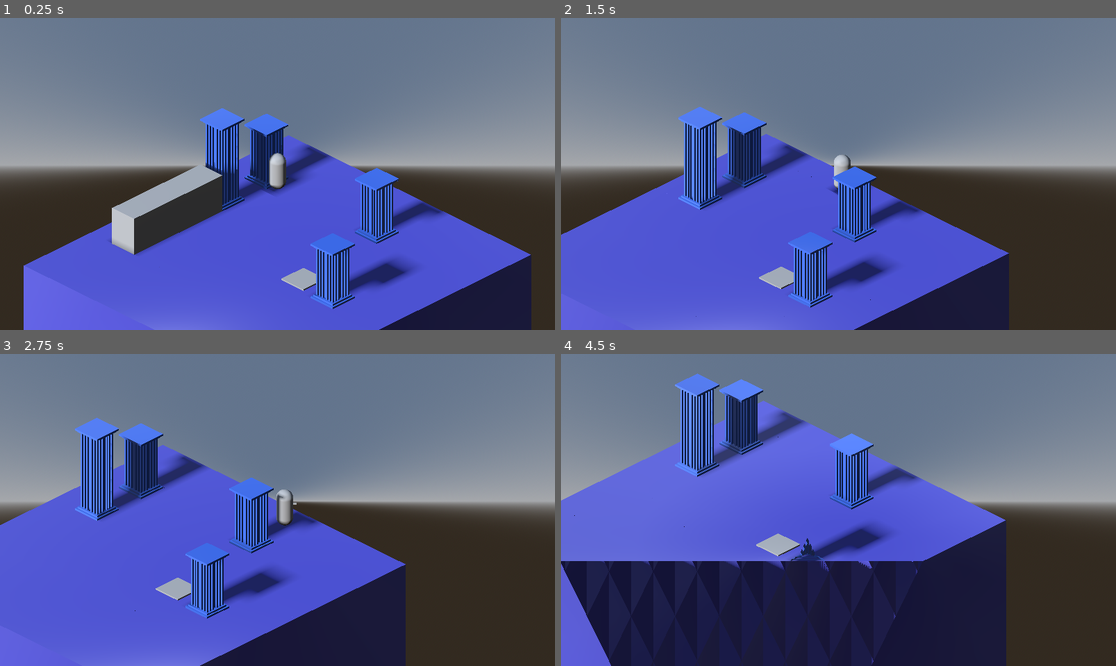
Above: before the commit, frames 1-4 (two rows, left to right).
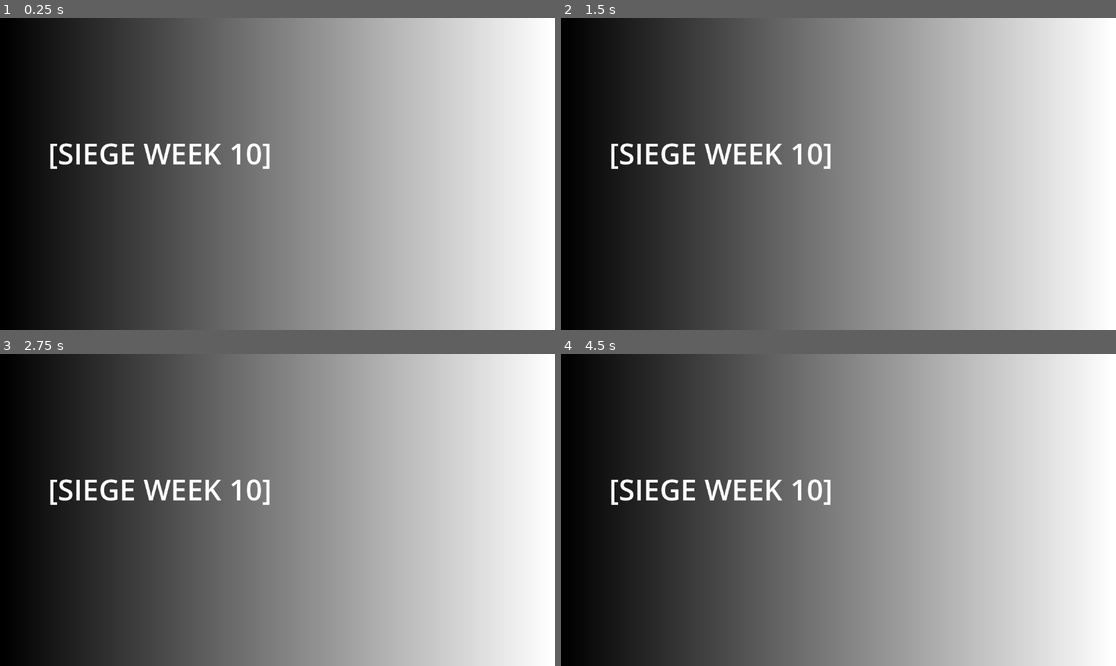
Above: after the commit, the same moments.

Repository: appellatebaton0/siege-10
Game: Godot game, scene res://scenes/main.tscn
The game is run twice, just before and just after one commit, with the same random seed, the same clock (stepped at 60 frames per second) and the same inputs.
Inputs:
- Up to frame 1 (0.25 s): no input
- Up to frame 2 (1.5 s): tap Enter at 0.5 s; hold D (Right) 0.53-1.28 s; hold S (Down) from 1.28 s (still down)
- Up to frame 3 (2.75 s): release S (Down) at 2.03 s; hold D (Right) from 2.03 s (still down)
- Up to frame 4 (4.5 s): release D (Right) at 2.78 s; hold W (Up) 2.78-3.53 s; hold A (Left) from 3.53 s (still down)

The runs differ from the first frame. In frame 1, 96% of the frame differs, in the area x 0-100%, y 0-100%; in frame 2, 98%; in frame 3, 98%; in frame 4, 98%.

Commit message:
v0.10 - Start Screen Layout
Started working on the UI. Got a (non-working) start screen.

Diff:
--- a/scenes/main.tscn
+++ b/scenes/main.tscn
@@ -1,9 +1,10 @@
-[gd_scene load_steps=10 format=3 uid="uid://h2yvqc0lxihk"]
+[gd_scene load_steps=13 format=3 uid="uid://h2yvqc0lxihk"]
 
 [ext_resource type="PackedScene" uid="uid://b8jhyjr5uxnvt" path="res://scenes/player.tscn" id="1_jyhfs"]
 [ext_resource type="Script" uid="uid://cceeq1vbqri4b" path="res://scripts/camera.gd" id="2_sugp2"]
 [ext_resource type="MeshLibrary" uid="uid://dg2kj44yw2mkl" path="res://assets/resources/gridmap.tres" id="3_sugp2"]
 [ext_resource type="PackedScene" uid="uid://btr2jdlhfi8uk" path="res://scenes/actors/pressure_plate.tscn" id="4_jyhfs"]
+[ext_resource type="Script" uid="uid://bcur1r1rn5dfb" path="res://scripts/conditions/not.gd" id="5_o6xl0"]
 [ext_resource type="PackedScene" uid="uid://ec2ymhm77gj4" path="res://scenes/reactors/wall.tscn" id="5_tefeu"]
 [ext_resource type="Script" uid="uid://7b3fx46xyn03" path="res://scripts/conditions/actor.gd" id="6_o6xl0"]
 
@@ -15,6 +16,11 @@
 [sub_resource type="Environment" id="Environment_tbgi4"]
 background_mode = 2
 sky = SubResource("Sky_jyhfs")
+
+[sub_resource type="Gradient" id="Gradient_o6xl0"]
+
+[sub_resource type="GradientTexture2D" id="GradientTexture2D_tipki"]
+gradient = SubResource("Gradient_o6xl0")
 
 [node name="Main" type="Node"]
 
@@ -42,21 +48,71 @@
 metadata/_editor_floor_ = Vector3(0, 1, 0)
 
 [node name="PressurePlate" parent="." instance=ExtResource("4_jyhfs")]
-transform = Transform3D(1, 0, 0, 0, 1, 0, 0, 0, 1, 6, 2, 2.659371)
+transform = Transform3D(1, 0, 0, 0, 1, 0, 0, 0, 1, 1, 2, 2.659371)
 
-[node name="ACTOR" type="Node" parent="." node_paths=PackedStringArray("actor")]
+[node name="NOT" type="Node" parent="." node_paths=PackedStringArray("input")]
+script = ExtResource("5_o6xl0")
+input = NodePath("ACTOR")
+metadata/_custom_type_script = "uid://bcur1r1rn5dfb"
+
+[node name="ACTOR" type="Node" parent="NOT" node_paths=PackedStringArray("actor")]
 script = ExtResource("6_o6xl0")
-actor = NodePath("../PressurePlate")
+actor = NodePath("../../PressurePlate")
 metadata/_custom_type_script = "uid://7b3fx46xyn03"
 
-[node name="Wall" parent="ACTOR" instance=ExtResource("5_tefeu")]
+[node name="Wall" parent="NOT" instance=ExtResource("5_tefeu")]
 transform = Transform3D(1, 0, 0, 0, 1, 0, 0, 0, 1, -5, 3.5, 1)
 
-[node name="Wall2" parent="ACTOR" instance=ExtResource("5_tefeu")]
+[node name="Wall2" parent="NOT" instance=ExtResource("5_tefeu")]
 transform = Transform3D(1, 0, 0, 0, 1, 0, 0, 0, 1, -5, 3.5, 3)
 
-[node name="Wall3" parent="ACTOR" instance=ExtResource("5_tefeu")]
+[node name="Wall3" parent="NOT" instance=ExtResource("5_tefeu")]
 transform = Transform3D(1, 0, 0, 0, 1, 0, 0, 0, 1, -5, 3.5, 5)
 
-[node name="Wall4" parent="ACTOR" instance=ExtResource("5_tefeu")]
+[node name="Wall4" parent="NOT" instance=ExtResource("5_tefeu")]
 transform = Transform3D(1, 0, 0, 0, 1, 0, 0, 0, 1, -5, 3.5, 7)
+
+[node name="CanvasLayer" type="CanvasLayer" parent="."]
+
+[node name="UI" type="Control" parent="CanvasLayer"]
+layout_mode = 3
+anchors_preset = 15
+anchor_right = 1.0
+anchor_bottom = 1.0
+grow_horizontal = 2
+grow_vertical = 2
+
+[node name="StartScreen" type="TextureRect" parent="CanvasLayer/UI"]
+layout_mode = 1
+anchors_preset = 15
+anchor_right = 1.0
+anchor_bottom = 1.0
+grow_horizontal = 2
+grow_vertical = 2
+texture = SubResource("GradientTexture2D_tipki")
+
+[node name="MarginContainer" type="MarginContainer" parent="CanvasLayer/UI/StartScreen"]
+layout_mode = 1
+anchors_preset = 15
+anchor_right = 1.0
+anchor_bottom = 1.0
+grow_horizontal = 2
+grow_vertical = 2
+theme_override_constants/margin_left = 100
+theme_override_constants/margin_top = 100
+theme_override_constants/margin_right = 100
+theme_override_constants/margin_bottom = 100
+
+[node name="VBoxContainer" type="VBoxContainer" parent="CanvasLayer/UI/StartScreen/MarginContainer"]
+layout_mode = 2
+
+[node name="Label" type="Label" parent="CanvasLayer/UI/StartScreen/MarginContainer/VBoxContainer"]
+layout_mode = 2
+size_flags_vertical = 3
+theme_override_font_sizes/font_size = 60
+text = "[SIEGE WEEK 10]"
+vertical_alignment = 2
+
+[node name="VBoxContainer" type="VBoxContainer" parent="CanvasLayer/UI/StartScreen/MarginContainer/VBoxContainer"]
+layout_mode = 2
+size_flags_vertical = 3
--- a/scripts/conditions/not.gd
+++ b/scripts/conditions/not.gd
@@ -4,8 +4,10 @@
 
 func _ready() -> void:
 	if input == null:
+		print("LOOKING")
 		for child in get_children(): if child is Condition:
 			input = child
+			print("FOUND ", child)
 			break
 
 func value() -> bool:
